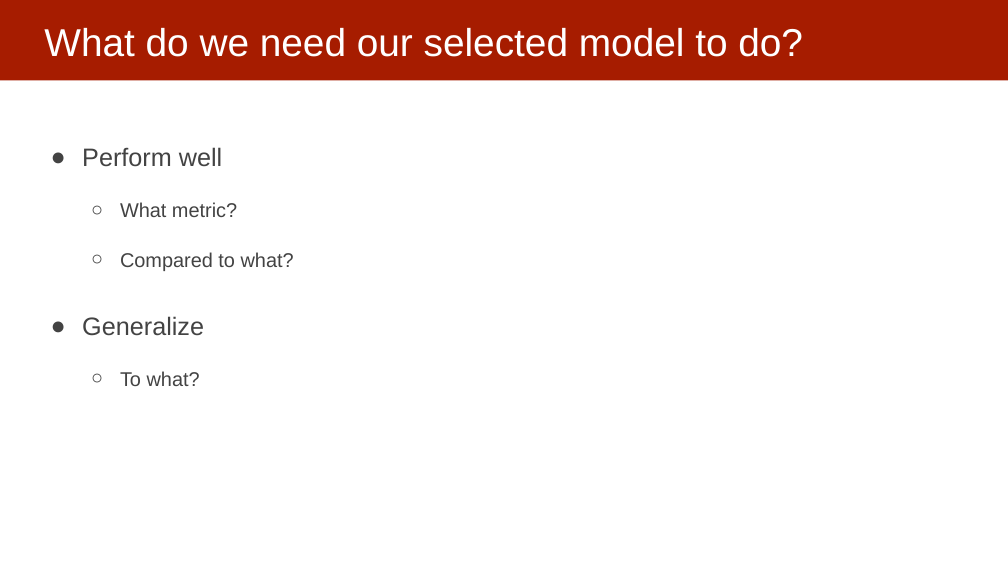
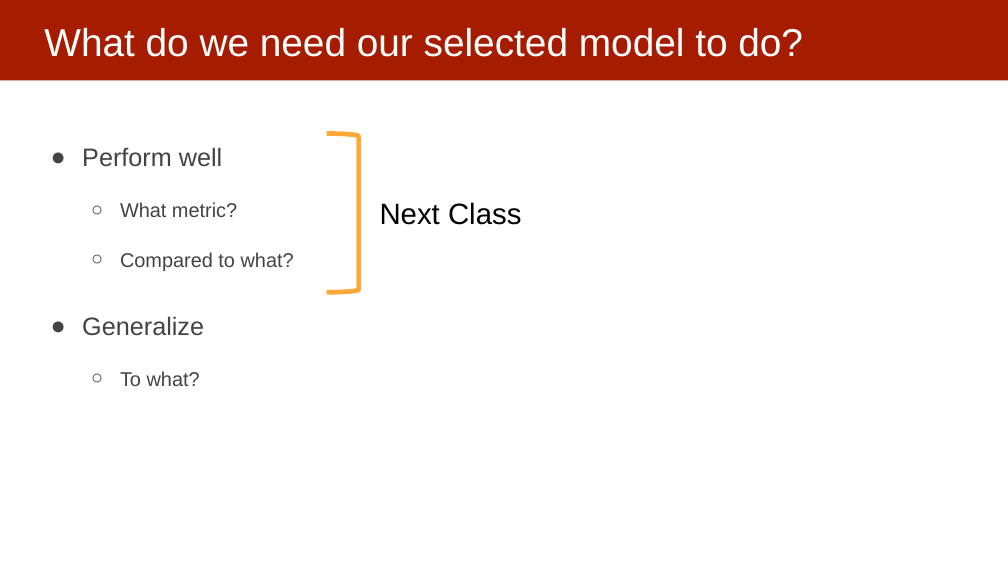
Before and after one commit to dssg/MLinPractice, a slide deck: slide 11 of Lectures/Lecture5-ModelSelection.pptx (slide 12 before the commit). Drawn at 1008x567 pixels with LibreOffice and Linux fonts; fonts in the diff are those of the drawing. Boxes give left, top, right and bottom in pixels: in the first picture for what was removed or moved away, otherwise in the second. Text is boxed around its words. In the diff, an @@ line names an element or a change of style, - is before the commit and + after.

```diff
--- a/Lectures/Lecture5-ModelSelection.pptx
+++ b/Lectures/Lecture5-ModelSelection.pptx
@@ right bracket added at [327, 134, 358, 293], outline #FEA83A 4.5 pt @@
@@ text added at [380, 202, 521, 225], 28 pt, text #000000 @@
+Next Class
```
Also in this commit, not shown: 12 other slides changed, 14 slides added, 3 slides removed, 1 other file.
